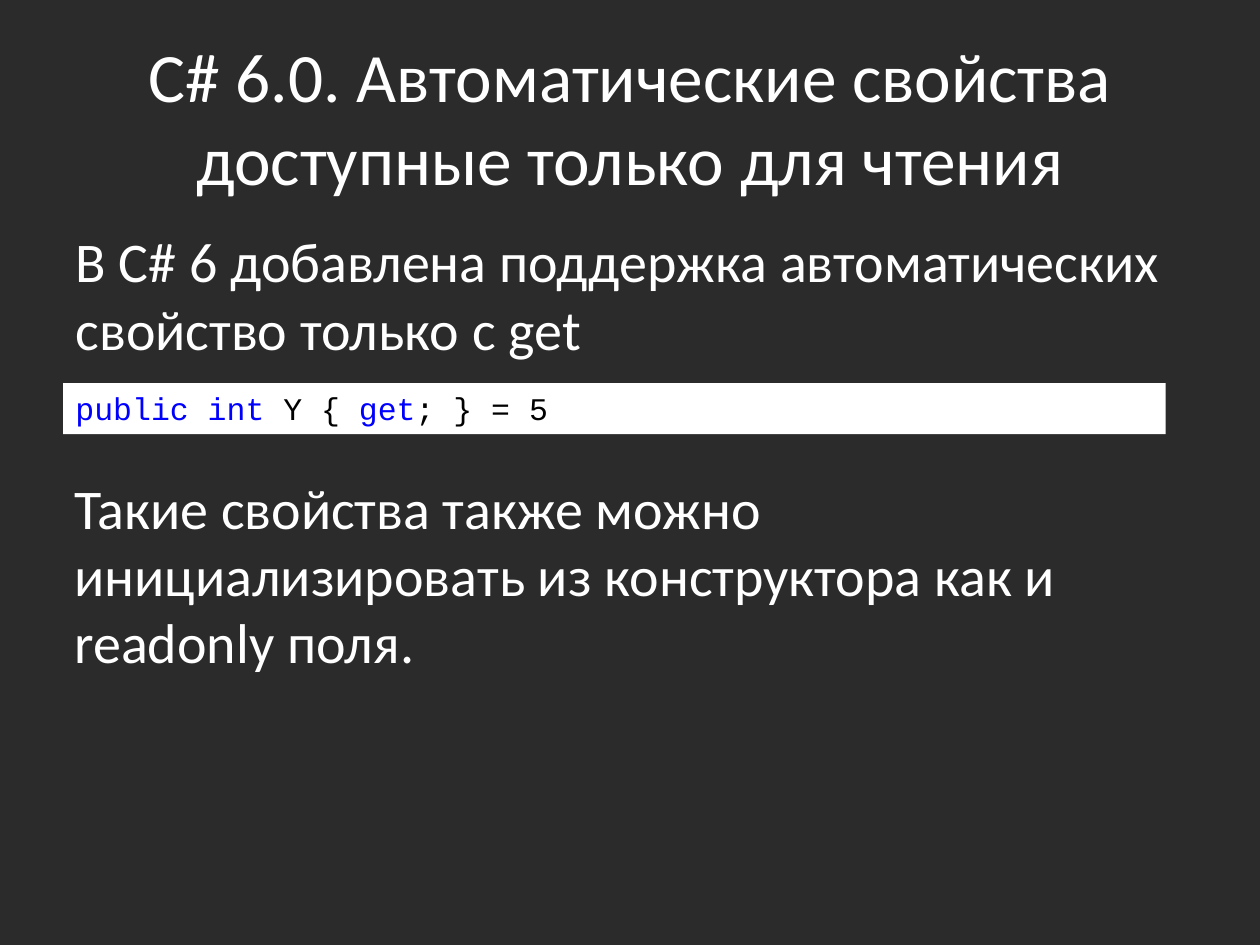
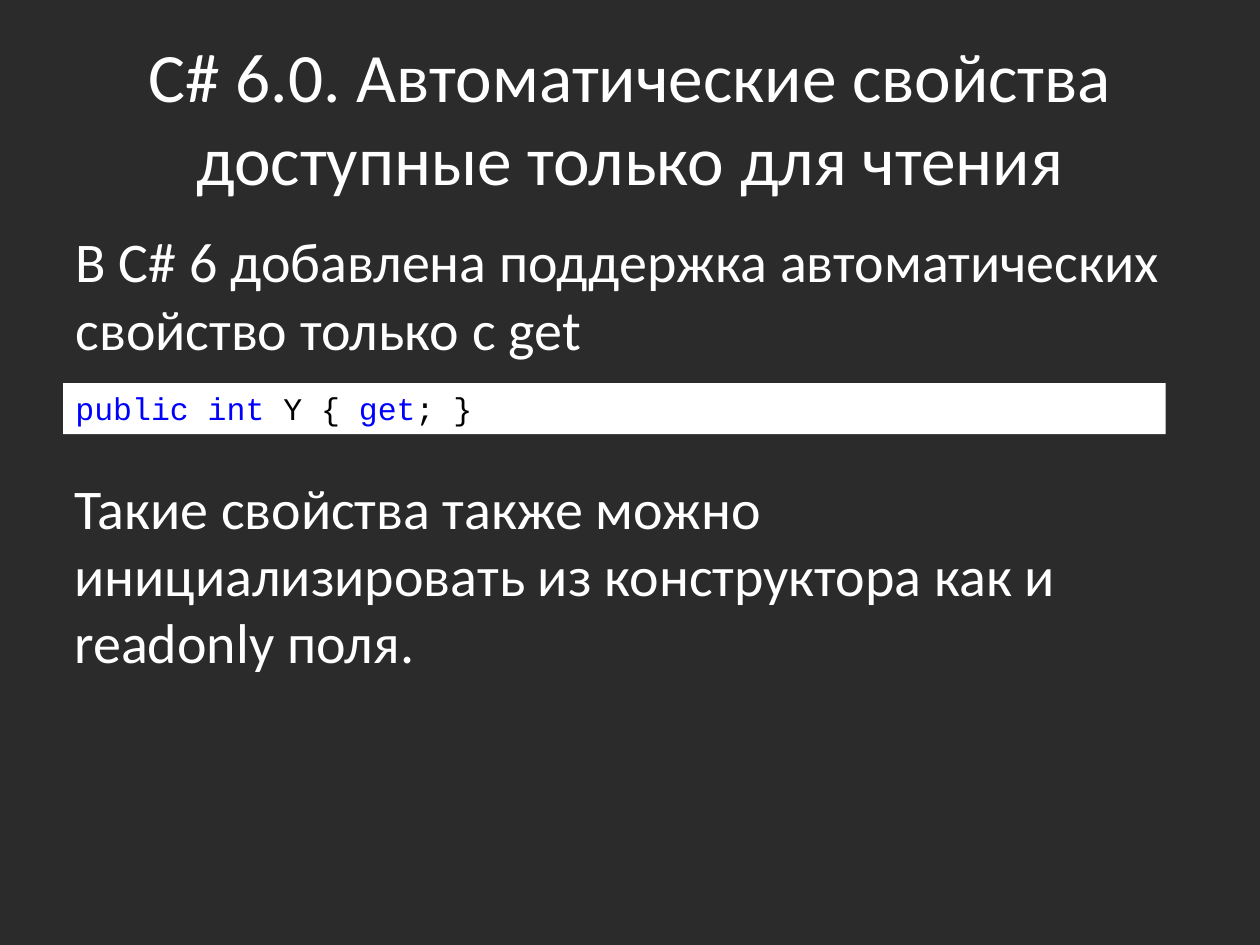
Before and after one commit to bazile/Training, a slide deck: slide 34 of Presentation/lesson-02-oop.pptx (slide 31 before the commit). Drawn at 1260x945 pixels with LibreOffice and Linux fonts; fonts in the diff are those of the drawing; background and template pictures are left out; a plain dark background stands for a picture behind light text. Boxes give left, top, right and bottom in pixels: in the first picture for what was removed or moved away, otherwise in the second. Text is boxed around its words. In the diff, an @@ line names an element or a change of style, - is before the commit and + after.

```diff
--- a/Presentation/lesson-02-oop.pptx
+++ b/Presentation/lesson-02-oop.pptx
@@ text in rectangle at (x1=75, y1=398, x2=435, y2=427): text changed @@
-public int Y { get; } = 5
+public int Y { get; }
```
Also in this commit, not shown: 3 other slides changed, 7 slides added, 6 other files.
